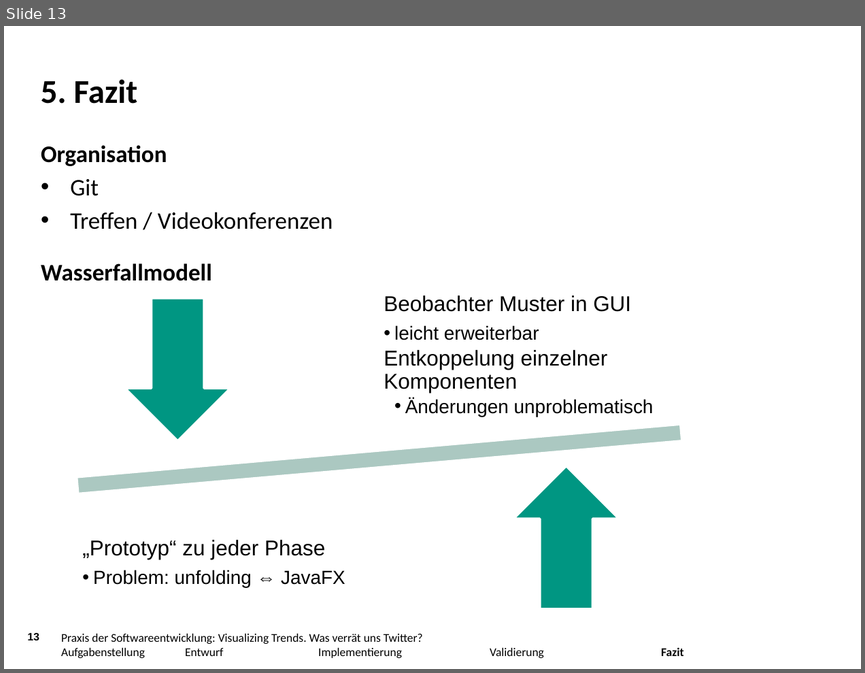
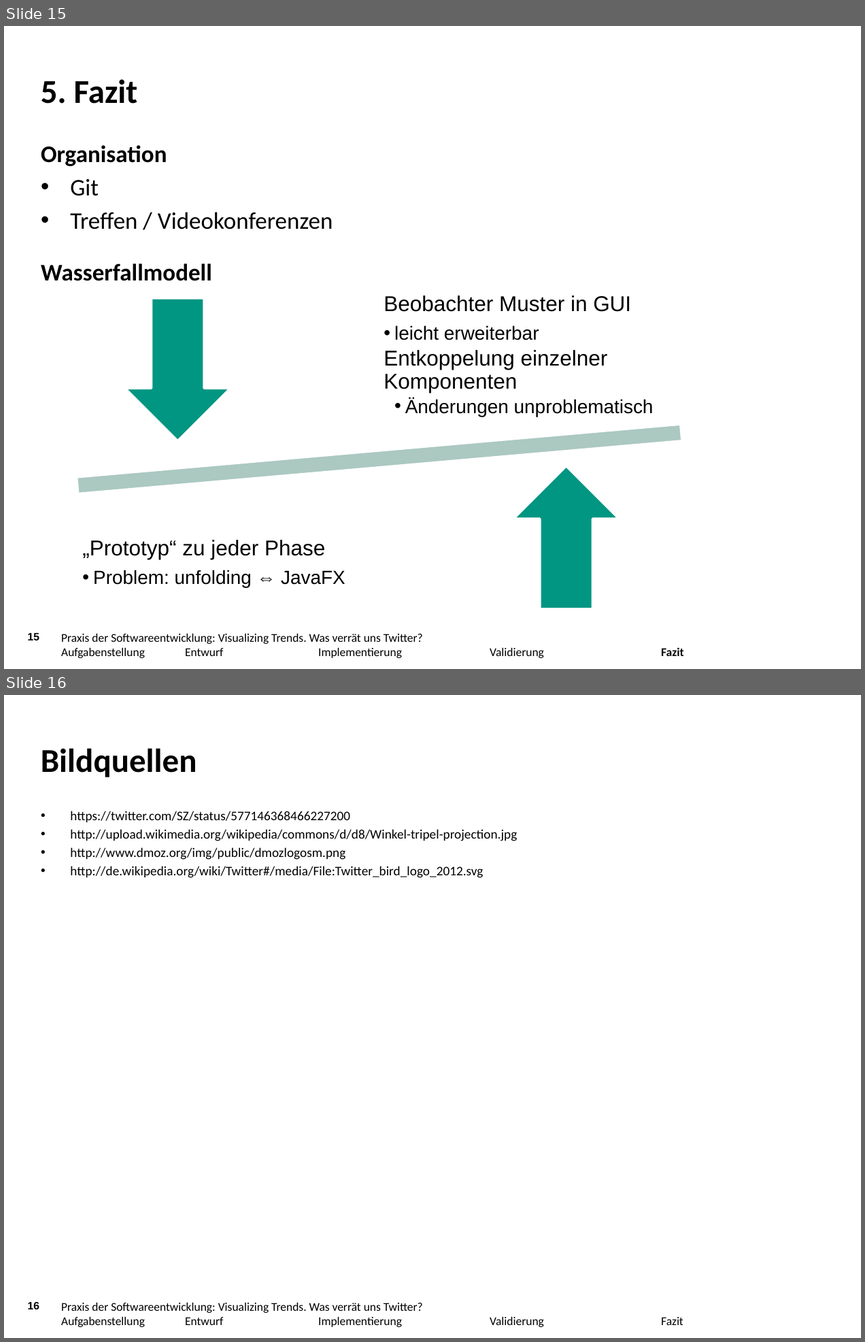
Before and after one commit to jaasmiin/twitterPSE, a slide deck: doc/abschlusspräsentation/pres.pptx. Shown one above the other, each under a label of ours: slide 13 before the commit, slides 15 and 16 after it. The pictures are 865x673 and 865x1342 pixels, drawn with LibreOffice and Linux fonts; fonts in the diff are those of the drawing; background and template pictures are left out. Boxes give left, top, right and bottom in pixels: in the first picture for what was removed or moved away, otherwise in the second. Text is boxed around its words. In the diff, an @@ line names an element or a change of style, - is before the commit and + after.

Commit message:
Aufgabenstellung ausführlicher beschrieben & bildlicher
+ Systemarchitektur vereinfacht dargestellt

```diff
--- a/doc/abschlusspräsentation/pres.pptx
+++ b/doc/abschlusspräsentation/pres.pptx
@@ slide 16 added at (x1=4, y1=695, x2=861, y2=1338), background picture (left out); not listed: 1 template element that a slide beside it also shows @@
@@ title added at (x1=41, y1=748, x2=197, y2=777), 28 pt, text #000000, bold @@
+Bildquellen
@@ text added at (x1=70, y1=811, x2=517, y2=878), 11 pt, text #000000 @@
+• https://twitter.com/SZ/status/577146368466227200
+• http://upload.wikimedia.org/wikipedia/commons/d/d8/Winkel-tripel-projection.jpg
+• http://www.dmoz.org/img/public/dmozlogosm.png
+• http://de.wikipedia.org/wiki/Twitter#/media/File:Twitter_bird_logo_2012.svg
@@ text added at (x1=61, y1=1302, x2=683, y2=1327), 10 pt, text #000000 @@
+Praxis der Softwareentwicklung: Visualizing Trends. Was verrät uns Twitter?
+Aufgabenstellung Entwurf Implementierung Validierung Fazit
@@ what was slide 13 is now slide 15 @@
@@ page number at (x1=28, y1=633, x2=40, y2=640): text changed @@
-13
+15
```
Also in this commit, not shown: 2 slides changed, 2 other slides added.
